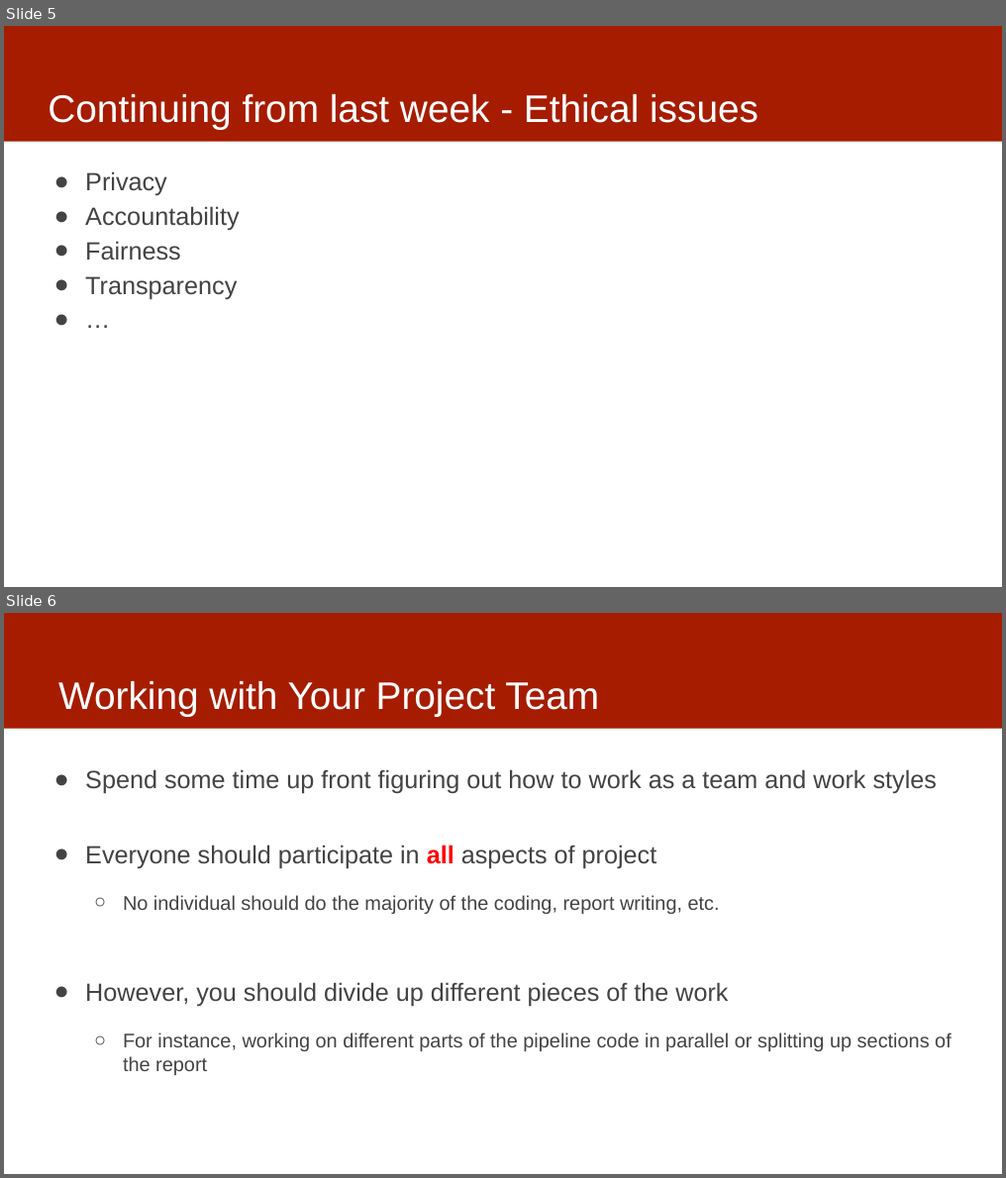
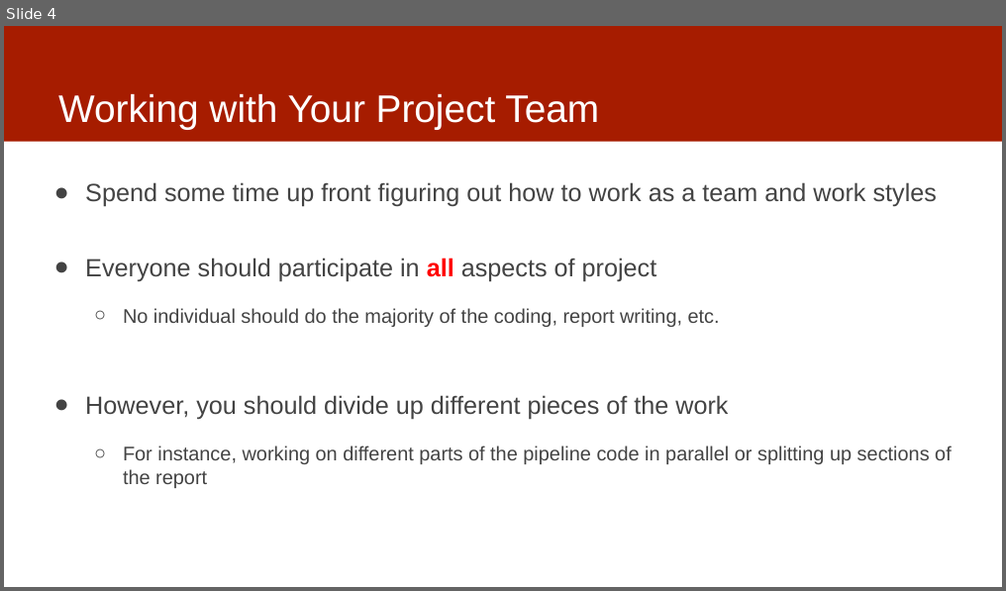
Before and after one commit to dssg/MLinPractice, a slide deck: Lectures/Lecture3-Data.pptx. Shown one above the other, each under a label of ours: slides 5 and 6 before the commit, slide 4 after it. The pictures are 1006x1178 and 1006x591 pixels, drawn with LibreOffice and Linux fonts; fonts in the diff are those of the drawing. Boxes give left, top, right and bottom in pixels: in the first picture for what was removed or moved away, otherwise in the second. Text is boxed around its words. In the diff, an @@ line names an element or a change of style, - is before the commit and + after.

```diff
--- a/Lectures/Lecture3-Data.pptx
+++ b/Lectures/Lecture3-Data.pptx
@@ slide 5 removed at (x1=4, y1=26, x2=1002, y2=587), background #FFFFFF; not listed: 1 template element that a slide beside it also shows @@
@@ title removed at (x1=48, y1=94, x2=758, y2=130) @@
-Continuing from last week - Ethical issues
@@ text removed at (x1=85, y1=172, x2=239, y2=299) @@
-● Privacy
-● Accountability
-● Fairness
-● Transparency
-● …
@@ what was slide 6 is now slide 4 @@
```
Also in this commit, not shown: 3 slides changed, 2 slides added, 2 other slides removed, 1 other file.
